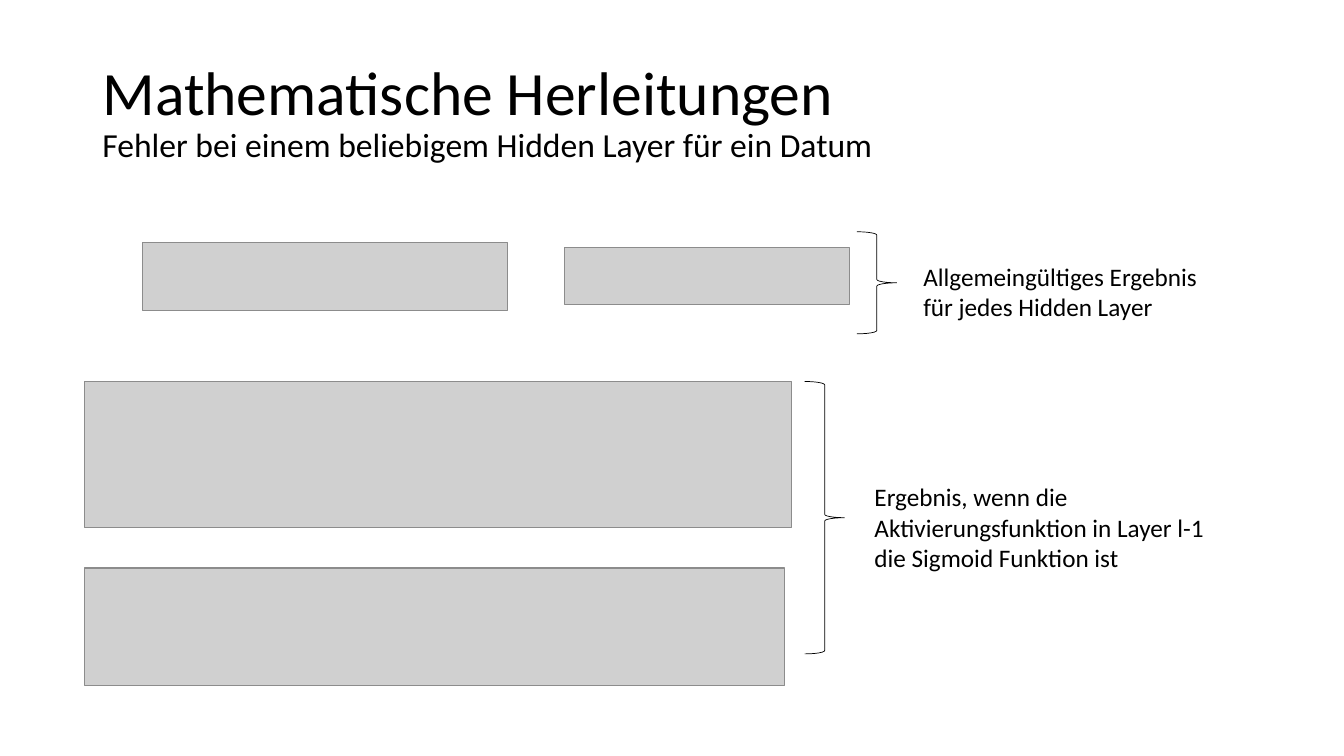
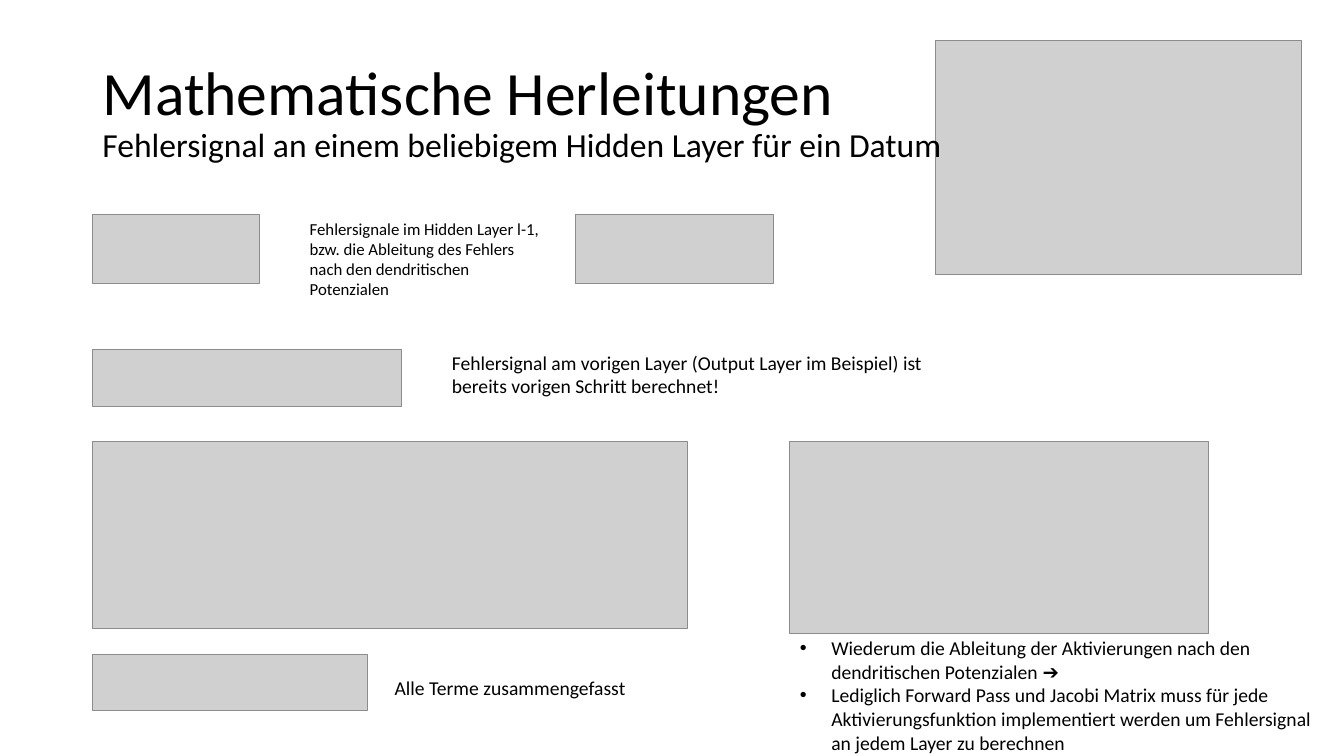
Before and after one commit to kevinsuedmersen/neural_networks_from_scratch, a slide deck: slide 10 of theory/submission/result_presentation.pptx. Drawn at 1344x756 pixels with LibreOffice and Linux fonts; fonts in the diff are those of the drawing; grey boxes stand for pictures. Boxes give left, top, right and bottom in pixels: in the first picture for what was removed or moved away, otherwise in the second. Text is boxed around its words. In the diff, an @@ line names an element or a change of style, - is before the commit and + after.

```diff
--- a/theory/submission/result_presentation.pptx
+++ b/theory/submission/result_presentation.pptx
@@ picture added at [936,40,1302,275] @@
@@ title at [102,72,941,165]: text changed @@
-Mathematische Herleitungen
-Fehler bei einem beliebigem Hidden Layer für ein Datum
+Mathematische Herleitungen
+Fehlersignal an einem beliebigem Hidden Layer für ein Datum
@@ picture: place and size @@
-picture at [142,242,507,311]
+picture at [93,215,260,283]
@@ text added at [310,223,539,295], 12 pt, text #000000 @@
+Fehlersignale im Hidden Layer l-1, bzw. die Ableitung des Fehlers nach den dendritischen Potenzialen
@@ picture added at [576,215,774,283] @@
@@ right brace removed at [857,232,897,334] @@
@@ text removed at [923,268,1197,321] @@
-Allgemeingültiges Ergebnis für jedes Hidden Layer
@@ picture added at [93,350,402,406] @@
@@ text added at [452,356,922,397], 14 pt, text #000000 @@
+Fehlersignal am vorigen Layer (Output Layer im Beispiel) ist bereits vorigen Schritt berechnet!
@@ picture removed at [85,381,791,527] @@
@@ right brace removed at [805,381,845,653] @@
@@ picture added at [93,442,689,629] @@
@@ picture added at [790,442,1209,633] @@
@@ text removed at [874,488,1203,572] @@
-Ergebnis, wenn die Aktivierungsfunktion in Layer l-1 die Sigmoid Funktion ist
@@ picture removed at [85,568,784,686] @@
@@ picture: place and size @@
-picture at [565,248,849,304]
+picture at [93,654,368,711]
@@ text added at [831,641,1310,754], 14 pt, text #000000 @@
+• Wiederum die Ableitung der Aktivierungen nach den dendritischen Potenzialen ➔
+• Lediglich Forward Pass und Jacobi Matrix muss für jede Aktivierungsfunktion implementiert werden um Fehlersignal an jedem Layer zu berechnen
@@ text added at [395,681,625,699], 14 pt, text #000000 @@
+Alle Terme zusammengefasst
```
Also in this commit, not shown: 3 other slides changed, 1 slide added.
